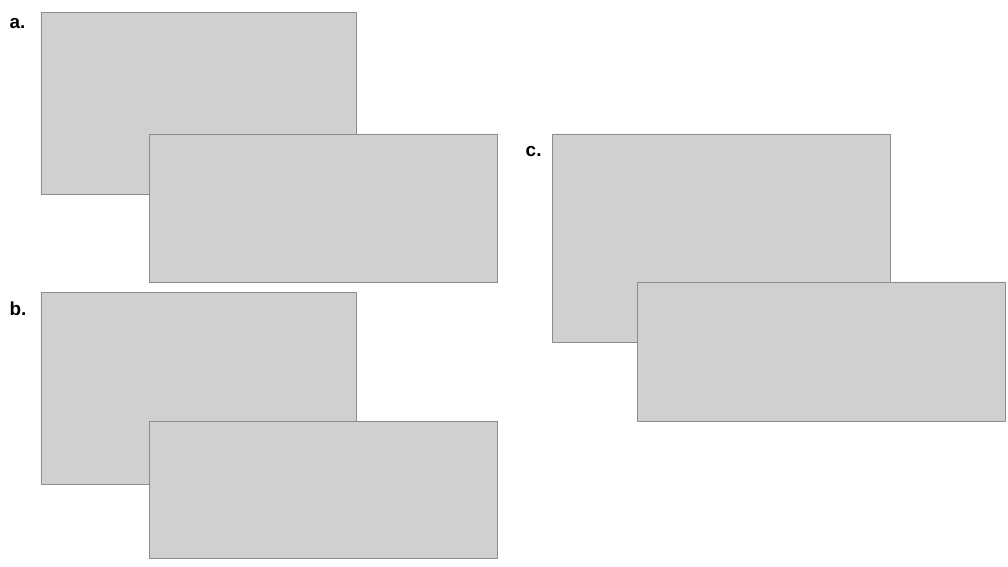
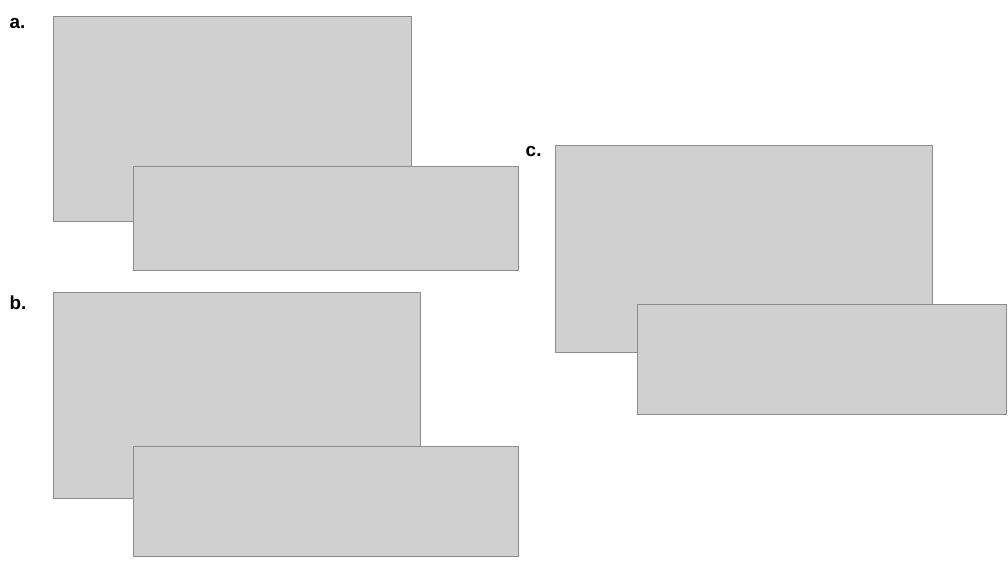
Before and after one commit to mdsteiner/GoalDirectedDecisionMaking, a slide deck: slide 1 of plot/ScreenshotsPlot.pptx. Drawn at 1008x567 pixels with LibreOffice and Linux fonts; fonts in the diff are those of the drawing; grey boxes stand for pictures. Boxes give left, top, right and bottom in pixels: in the first picture for what was removed or moved away, otherwise in the second. Text is boxed around its words. In the diff, an @@ line names an element or a change of style, - is before the commit and + after.

```diff
--- a/plot/ScreenshotsPlot.pptx
+++ b/plot/ScreenshotsPlot.pptx
@@ picture: place and size @@
-picture at (41, 12, 357, 194)
+picture at (54, 17, 411, 221)
@@ picture: place and size @@
-picture at (553, 134, 891, 343)
+picture at (556, 145, 933, 353)
@@ picture: place and size @@
-picture at (150, 134, 498, 282)
+picture at (134, 167, 519, 271)
@@ text "b.": place and size @@
-text "b." at (10, 301, 27, 316)
+text "b." at (10, 295, 27, 310)
@@ picture: place and size @@
-picture at (41, 293, 357, 484)
+picture at (54, 293, 420, 498)
@@ picture: place and size @@
-picture at (638, 282, 1006, 421)
+picture at (638, 305, 1006, 414)
@@ picture: place and size @@
-picture at (150, 421, 498, 558)
+picture at (134, 446, 519, 556)
```
Also in this commit, not shown: 32 other files.
